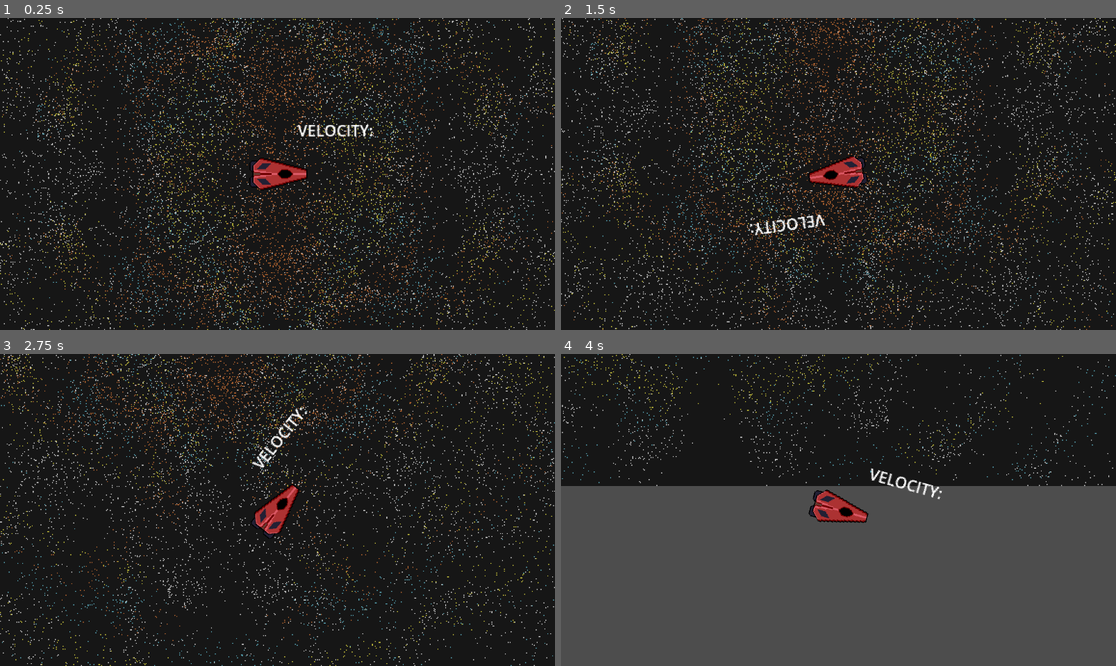
Above: before the commit, frames 1-4 (two rows, left to right).
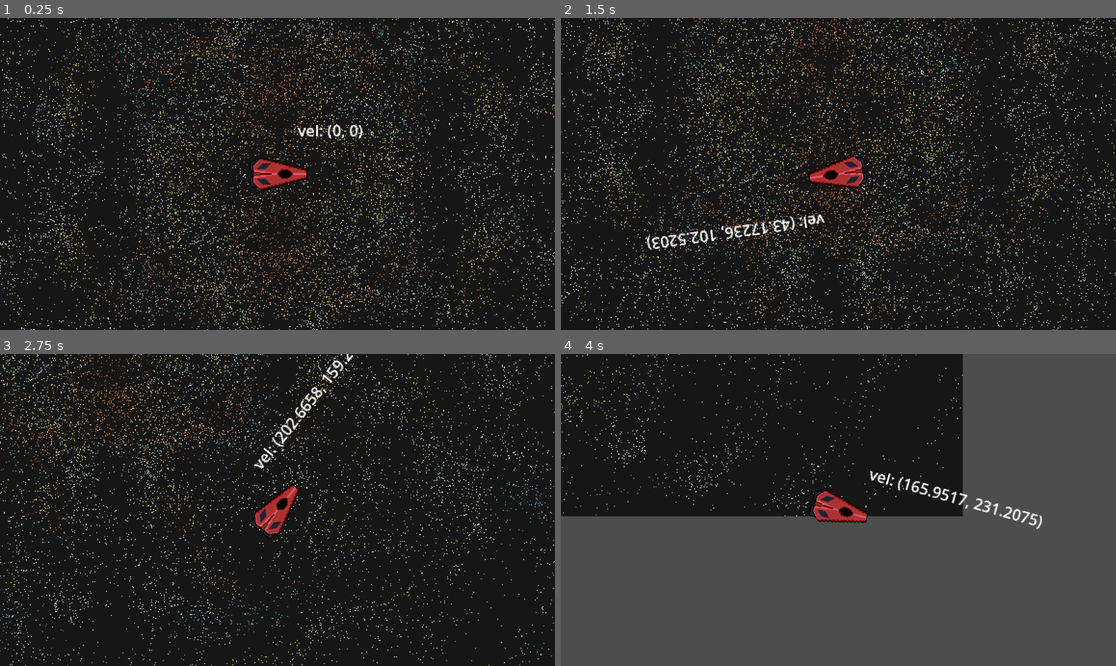
Above: after the commit, the same moments.

Repository: mattporemba/TopDownSpaceHybrid
Game: Godot game, scene res://scenes/sandbox.tscn
The game is run twice, just before and just after one commit, with the same random seed, the same clock (stepped at 60 frames per second) and the same inputs.
Inputs (mouse positions are in pixels of both pictures, inside the frame that each line leads up to):
- Up to frame 1 (0.25 s): no input
- Up to frame 2 (1.5 s): tap Enter at 0.5 s; move the mouse to (960, 158) at 0.52 s; hold D (right_strafe) 0.53-1.28 s; move the mouse to (727, 189) at 1.27 s; hold X (space_brake) from 1.28 s (still down)
- Up to frame 3 (2.75 s): move the mouse to (333, 441) at 2.02 s; release X (space_brake) at 2.03 s; hold D (right_strafe) from 2.03 s (still down)
- Up to frame 4 (4 s): move the mouse to (810, 572) at 2.77 s; release D (right_strafe) at 2.78 s; hold W (forward_thrust) 2.78-3.53 s; move the mouse to (1005, 556) at 3.52 s; hold A (left_strafe) from 3.53 s (still down)

The runs differ from the first frame. In frame 1, 0.3% of the frame differs, in the area x 53-68%, y 34-39%; in frame 2, 17%; in frame 3, 12%; in frame 4, 20%, in the area x 0-100%, y 0-57%.

Commit message:
Space brake rework WIP

Diff:
--- a/scenes/ship.tscn
+++ b/scenes/ship.tscn
@@ -14,6 +14,7 @@
 texture = ExtResource("1_su2og")
 
 [node name="CollisionShape2D" type="CollisionShape2D" parent="."]
+rotation = 1.5708
 shape = SubResource("CapsuleShape2D_qahqb")
 
 [node name="Label" type="Label" parent="."]
--- a/scripts/ship.gd
+++ b/scripts/ship.gd
@@ -17,6 +17,21 @@
 	# TODO: Max yaw speed
 	look_at(get_global_mouse_position())
 
+	# Handle space braking or translational movement.
+	var thrust_vector
+	if Input.is_action_pressed("space_brake"):
+		thrust_vector = handle_space_brake()
+	else:
+		thrust_vector = handle_translational_movement()
+
+	ship_vector += thrust_vector.rotated(rotation)
+	velocity = ship_vector * delta
+	move_and_slide()
+
+	label.text = "vel: " + str(velocity)
+
+
+func handle_translational_movement() -> Vector2:
 	# Handle translational input.
 	# These are messed up:
 	#	Sprite is rotated 90 degrees
@@ -31,38 +46,22 @@
 	var x_thrust = Input.get_axis("left_strafe", "right_strafe")
 	if x_thrust:
 		thrust_vector.y = x_thrust * STRAFE_THRUST
-
-	ship_vector += thrust_vector.rotated(rotation)
-	velocity = ship_vector * delta
-	move_and_slide()
+	return thrust_vector
 
 
-
-	## Handle space braking
-	#if Input.is_action_pressed("space_brake"):
-		#if ship_vector.x > 0.0:
-			#ship_vector.x -= STRAFE_THRUST * delta
-		#elif ship_vector.x < 0.0:
-			#ship_vector.x += STRAFE_THRUST * delta
-		#if ship_vector.y < 0.0:
-			#ship_vector.y += REVERSE_THRUST * delta
-			#if ship_vector.y > 0.0:
-				#ship_vector.y = 0.0
-		#elif ship_vector.y > 0.0:
-			#ship_vector.y -= FORWARD_THRUST * delta
-			#if ship_vector.y < 0.0:
-				#ship_vector.y = 0.0
-	#
-#
-	#label.text = "vel: " + str(velocity) + ", vec: " + str(ship_vector)
-	#
-	## Handle yaw
-	#var mouseInput = Input.get_last_mouse_velocity()
-	#if mouseInput:
-		#if mouseInput.x > 0:
-			#rotation_degrees += YAW_SPEED * delta
-		#elif mouseInput.x < 0:
-			#rotation_degrees -= YAW_SPEED * delta
-	#
-	#velocity = ship_vector.rotated(rotation_degrees)
-	#move_and_slide()
+func handle_space_brake() -> Vector2:
+	# Again, acount for have velocity x and y reversed.
+	var brake_vector = Vector2(0.0, 0.0)
+	if velocity.x > 0.0:
+		brake_vector.x = STRAFE_THRUST * -1.0
+	elif velocity.x < 0.0:
+		brake_vector.x = STRAFE_THRUST
+	#if ship_vector.y < 0.0:
+		#thrust_vector.y += REVERSE_THRUST
+		#if thrust_vector.y > 0.0:
+			#thrust_vector.y = 0.0
+	#elif ship_vector.y > 0.0:
+		#thrust_vector.y -= FORWARD_THRUST
+		#if thrust_vector.y < 0.0:
+			#thrust_vector.y = 0.0
+	return brake_vector
